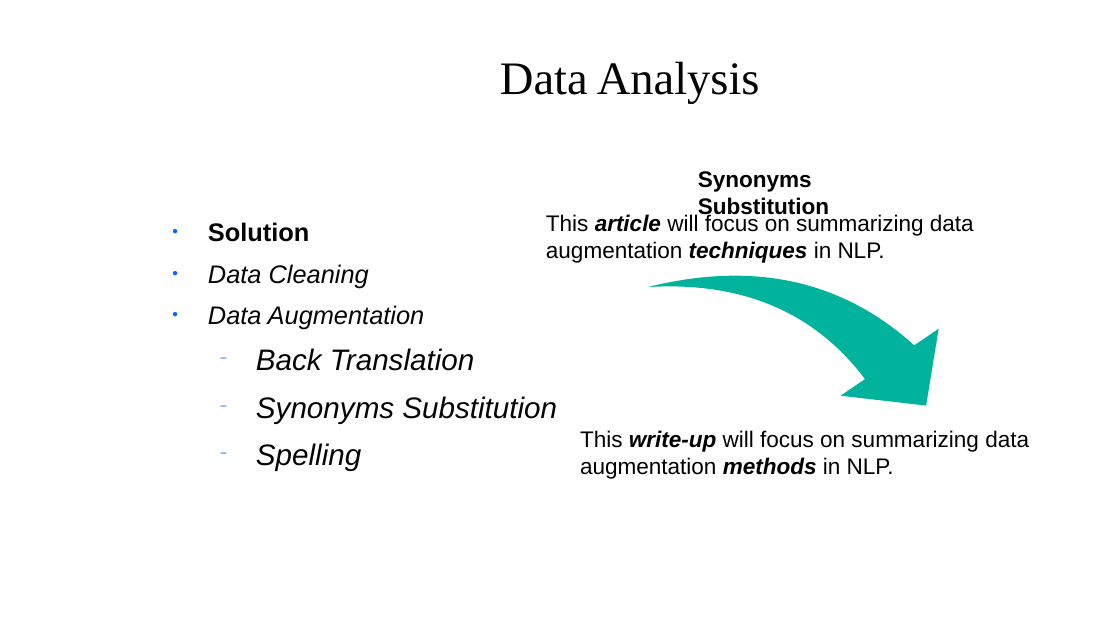
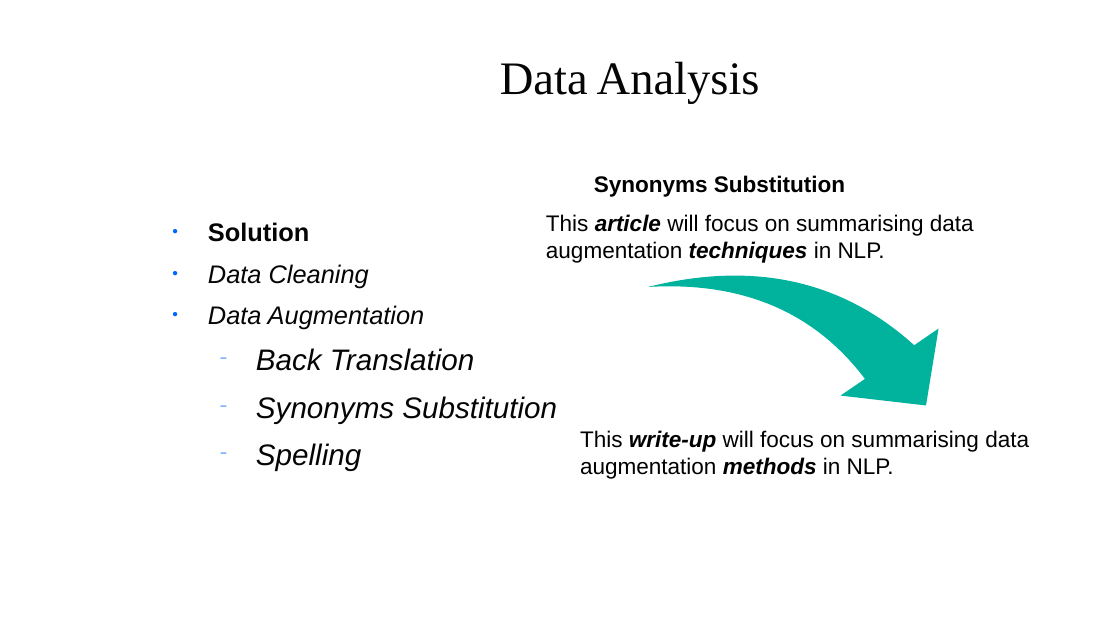
Before and after one commit to franva/covidfaqbot, a slide deck: slide 9 of CovidTextClassifier.pptx. Drawn at 1120x630 pixels with LibreOffice and Linux fonts; fonts in the diff are those of the drawing; background and template pictures are left out. Boxes give left, top, right and bottom in pixels: in the first picture for what was removed or moved away, otherwise in the second. Text is boxed around its words. In the diff, an @@ line names an element or a change of style, - is before the commit and + after.

```diff
--- a/CovidTextClassifier.pptx
+++ b/CovidTextClassifier.pptx
@@ text "Synonyms Substitution" rewrapped from [698, 171, 829, 219] to [594, 175, 845, 197] @@
@@ text at [546, 214, 974, 263]: text changed @@
-This article will focus on summarizing data augmentation techniques in NLP.
+This article will focus on summarising data augmentation techniques in NLP.
@@ text at [580, 430, 1029, 479]: text changed @@
-This write-up will focus on summarizing data augmentation methods in NLP.
+This write-up will focus on summarising data augmentation methods in NLP.
```
Also in this commit, not shown: 5 other slides changed.
